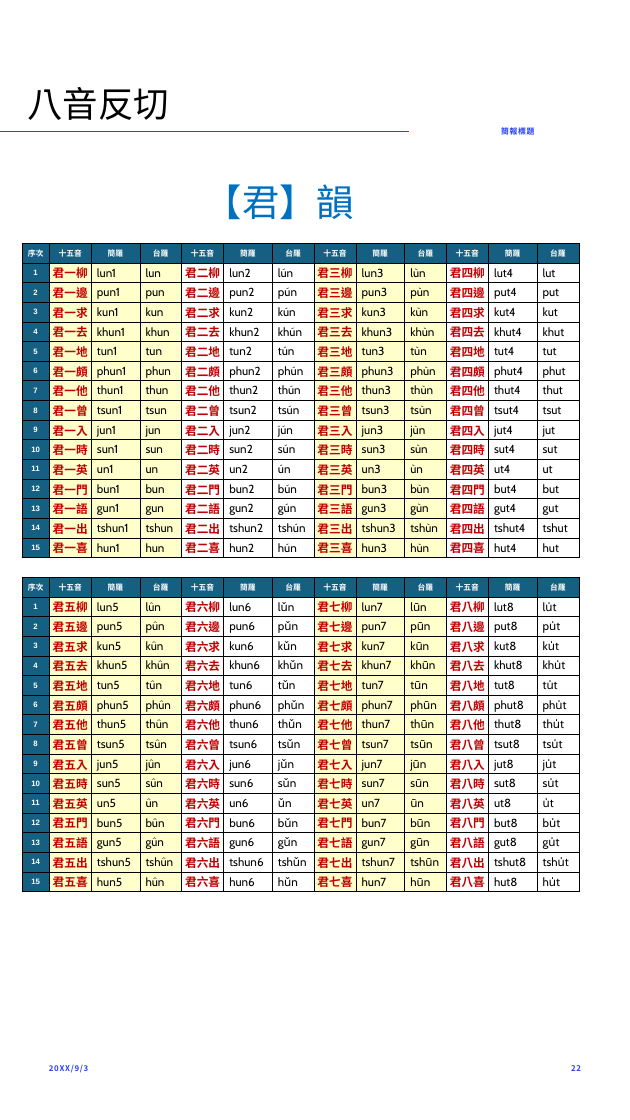
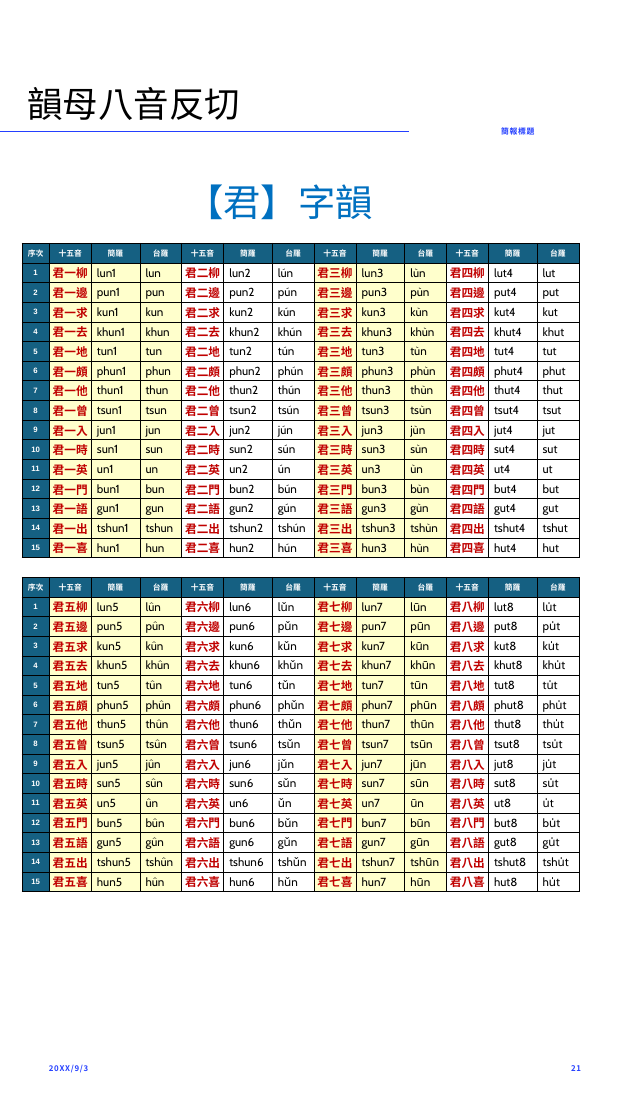
Before and after one commit to AlanJui/Piau-Im, a slide deck: slide 21 of Documents/十五音教材/漢字十五音標音法介紹.pptx (slide 22 before the commit). Drawn at 630x1120 pixels with LibreOffice and Linux fonts; fonts in the diff are those of the drawing. Boxes give left, top, right and bottom in pixels: in the first picture for what was removed or moved away, otherwise in the second. Text is boxed around its words. In the diff, an @@ line names an element or a change of style, - is before the commit and + after.

```diff
--- a/Documents/十五音教材/漢字十五音標音法介紹.pptx
+++ b/Documents/十五音教材/漢字十五音標音法介紹.pptx
@@ title at <box>27,87,240,120</box>: text changed @@
-八音反切
+韻母八音反切
@@ text at <box>186,184,373,220</box>: text changed @@
-【君】韻
+【君】字韻
```
Also in this commit, not shown: 5 other slides changed, 7 slides added, 5 other files.
